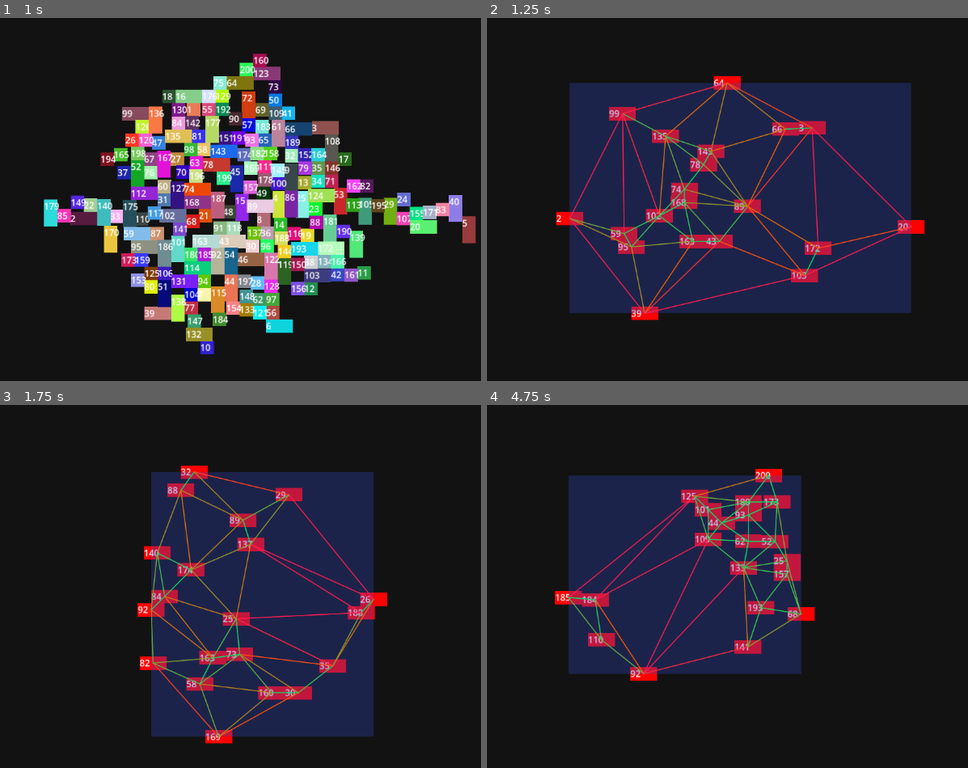
Above: before the commit, frames 1-4 (two rows, left to right).
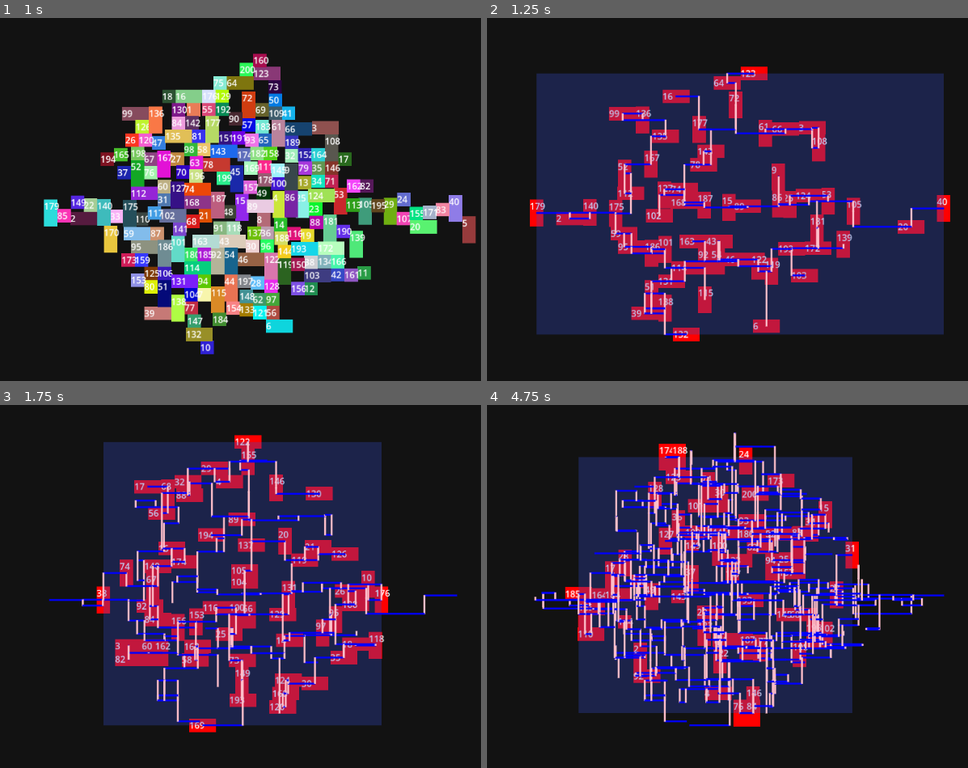
Above: after the commit, the same moments.

Repository: Horryportier/DungeonGeneration
Game: Godot game, scene res://room_generation/room_generator.tscn
Two runs of this game, one before a commit and one after it. Both use one fixed random seed, a clock stepped at 60 frames per second and the inputs below.
Inputs (mouse positions are in pixels of both pictures, inside the frame that each line leads up to):
- Up to frame 1 (1 s): move the mouse to (375, 181) at 0.52 s; tap Space (regenrate) at 0.6 s
- Up to frame 2 (1.25 s): no input
- Up to frame 3 (1.75 s): move the mouse to (105, 604) at 1.27 s; tap Space (regenrate) at 1.35 s
- Up to frame 4 (4.75 s): tap Enter at 2, 3.5 s; move the mouse to (785, 506) at 2.02 s; tap Space (regenrate) at 2.1, 2.75, 2.85, 3.6, 4.25, 4.35 s; move the mouse to (689, 659) at 2.77 s; move the mouse to (915, 640) at 3.52 s; move the mouse to (525, 532) at 4.27 s

Frame 1 is identical in both runs. In frame 2, 27% of the frame differs, in the area x 8-97%, y 13-90%; in frame 3, 29%; in frame 4, 33%, in the area x 9-96%, y 7-89%.

Commit message:
mst and path generation

Diff:
--- a/room_generation/graph.gd
+++ b/room_generation/graph.gd
@@ -54,3 +54,48 @@
 func print_edges():
 	for edge in edges:
 		printt("w: %d	a: %d	b: %d" % [edge.weight, edge.node_a.id, edge.node_b.id])
+
+func minimal_spanning_tree() -> Array[RoomGraphEdge]:
+	var sorted_edges = self.edges
+	sorted_edges.sort_custom(func(a: RoomGraphEdge, b: RoomGraphEdge): if a.weight < b.weight: return true else: return false)
+	var mst: Array[RoomGraphEdge] = []
+
+	var parent = {}
+	var rank = {}
+
+	for vertex in self.nodes:
+		make_set(vertex, parent, rank)
+
+	for edge in sorted_edges:
+		var u = edge.node_a.id
+		var v = edge.node_b.id
+		var found_u = find_set(u, parent)
+		var found_v = find_set(v, parent)
+		if found_u != found_v:
+			mst.append(edge)
+			union(u, v, parent, rank)
+
+
+	return mst
+
+func make_set(v, parent, rank):
+	parent[v] = v;
+	rank[v] = 0
+
+func find_set(v, parent):
+	if not v:
+		return null
+	if parent.get(v) != v:
+		parent[v] = find_set(parent.get(v), parent)
+	return parent[v]
+
+func union(u, v, parent, rank):
+	var root_u = find_set(u, parent)
+	var root_v = find_set(v, parent)
+	if root_u != root_v:
+		if rank.get(root_u) > rank.get(root_v):
+			parent[root_v] = root_u
+		else:
+			parent[root_u] = root_v
+			if rank[root_u] == rank.get(root_v):
+				rank[root_v] += 1
--- a/room_generation/room_generator.gd
+++ b/room_generation/room_generator.gd
@@ -6,14 +6,21 @@
 @export var min_room_size: int = 4
 @export var max_room_size: int = 16
 @export var room_generation_radius: int = 50
-@export_range(0, 1) var selected_room_size_treshold: float = 20
-
+@export_range(0, 1) var selected_room_size_treshold: float = 0.3
+
+@export_group("halways_generation")
+@export_range(0, 1) var non_mst_edges_treshold: float = 0.1
 
 @export_group("debug")
 @export var edge_color: Gradient
+@export var delaunay_rect_debug: bool
+@export var mst_debug: bool
+@export var pathways_debug: bool
 
 func get_random_point_in_circle(radius: float) -> Vector2:
+	randomize()
 	var t = 2* PI * randf()
+	randomize()
 	var u = randf() + randf()
 	var r = null
 	if u > 1:
@@ -67,6 +74,8 @@
 var delaunay_rect: Rect2
 var triangles: Array
 var room_graph: RoomGraph
+var mst: Array[RoomGraph.RoomGraphEdge]
+var hallways_lines: Array[Array]
 
 
 var seperating = false
@@ -185,6 +194,18 @@
 		distance = node_a.get_room_center().distance_to(node_b.get_room_center())
 	return [rooms.find_key(node_a), rooms.find_key(node_b), distance]
 
+
+func add_not_used_eges(treshold: float):
+	var non_mst_edges = room_graph.edges.filter(func(edge): if mst.has(edge): return false else: return true)
+	mst.append_array( non_mst_edges.slice(0, int(non_mst_edges.size() * treshold)))
+
+func get_lines_from_edges(edge: RoomGraph.RoomGraphEdge) -> Array[Vector2]:
+	var node_a: Vector2 = edge.node_a.value.get_room_center()
+	var node_b: Vector2 = edge.node_b.value.get_room_center()
+
+	return [ node_a, Vector2(node_b.x, node_a.y), node_b, Vector2(node_b.x, node_a.y) ]
+
+
 func _ready():
 	regenerate_rooms()
 
@@ -195,9 +216,17 @@
 		return
 	if delaunay_rect:
 		draw_rect(delaunay_rect, Color(0.2,0.3, 0.8, 0.3))
-	for edge: RoomGraph.RoomGraphEdge in room_graph.edges:
-		var color = edge_color.sample(remap(edge.weight, 0, 200, 0, 1))
-		draw_line(edge.node_a.value.get_room_center(), edge.node_b.value.get_room_center(), color,  -1, true)
+	#for edge: RoomGraph.RoomGraphEdge in room_graph.edges:
+	#	var color = edge_color.sample(remap(edge.weight, 0, 200, 0, 1))
+	#	draw_line(edge.node_a.value.get_room_center(), edge.node_b.value.get_room_center(), color,  -1, true)
+	if mst_debug:
+		for edge: RoomGraph.RoomGraphEdge in mst:
+			var color = edge_color.sample(remap(edge.weight, 0, 200, 0, 1))
+			draw_line(edge.node_a.value.get_room_center(), edge.node_b.value.get_room_center(), color,  -1, true)
+	if hallways_lines:
+		for lines in hallways_lines:
+			draw_line(lines[0], lines[1], Color.BLUE,  2, true)
+			draw_line(lines[2], lines[3], Color.PINK,  2, true)
 
 func _process(_delta):
 	if Input.is_action_just_pressed("regenrate"):
@@ -213,7 +242,11 @@
 				remove_child(room.body)
 		triangulate_selected_rooms()
 		room_graph =  crate_graph()
-		room_graph.print_edges()
+		#room_graph.print_edges()
+		mst = room_graph.minimal_spanning_tree()
+		add_not_used_eges(non_mst_edges_treshold)
+		for edge in mst:
+			hallways_lines.append(get_lines_from_edges(edge))
 		can_triangulate = false
 
 	queue_redraw()
--- a/room_generation/room_generator.tscn
+++ b/room_generation/room_generator.tscn
@@ -3,8 +3,8 @@
 [ext_resource type="Script" path="res://room_generation/room_generator.gd" id="1_ac6gd"]
 
 [sub_resource type="Gradient" id="Gradient_kib3s"]
-offsets = PackedFloat32Array(0.268908, 0.781513, 1)
-colors = PackedColorArray(1.54018e-06, 0.905693, 0.424678, 1, 1, 0.366667, 0, 1, 1, 0.11, 0.317666, 1)
+offsets = PackedFloat32Array(0.268908, 0.714286, 1)
+colors = PackedColorArray(1.54018e-06, 0.905693, 0.424678, 1, 1, 0.833333, 0, 1, 1, 0.11, 0.317666, 1)
 
 [node name="RoomGenerator" type="Node2D"]
 script = ExtResource("1_ac6gd")
@@ -12,7 +12,7 @@
 min_room_size = 24
 max_room_size = 64
 room_generation_radius = 200
-selected_room_size_treshold = 0.1
 edge_color = SubResource("Gradient_kib3s")
+delaunay_rect_debug = true
 
 [node name="Camera2D" type="Camera2D" parent="."]
